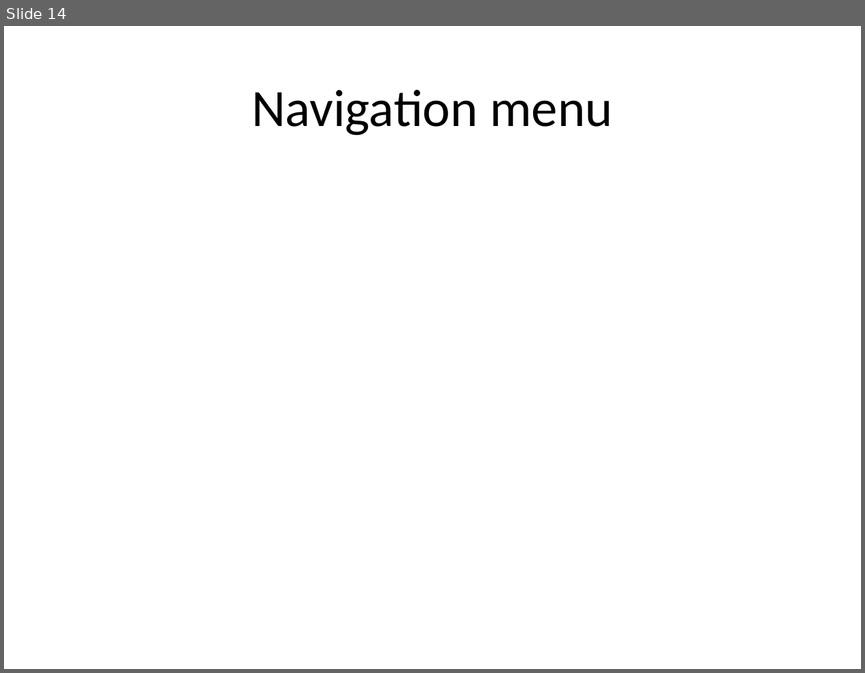
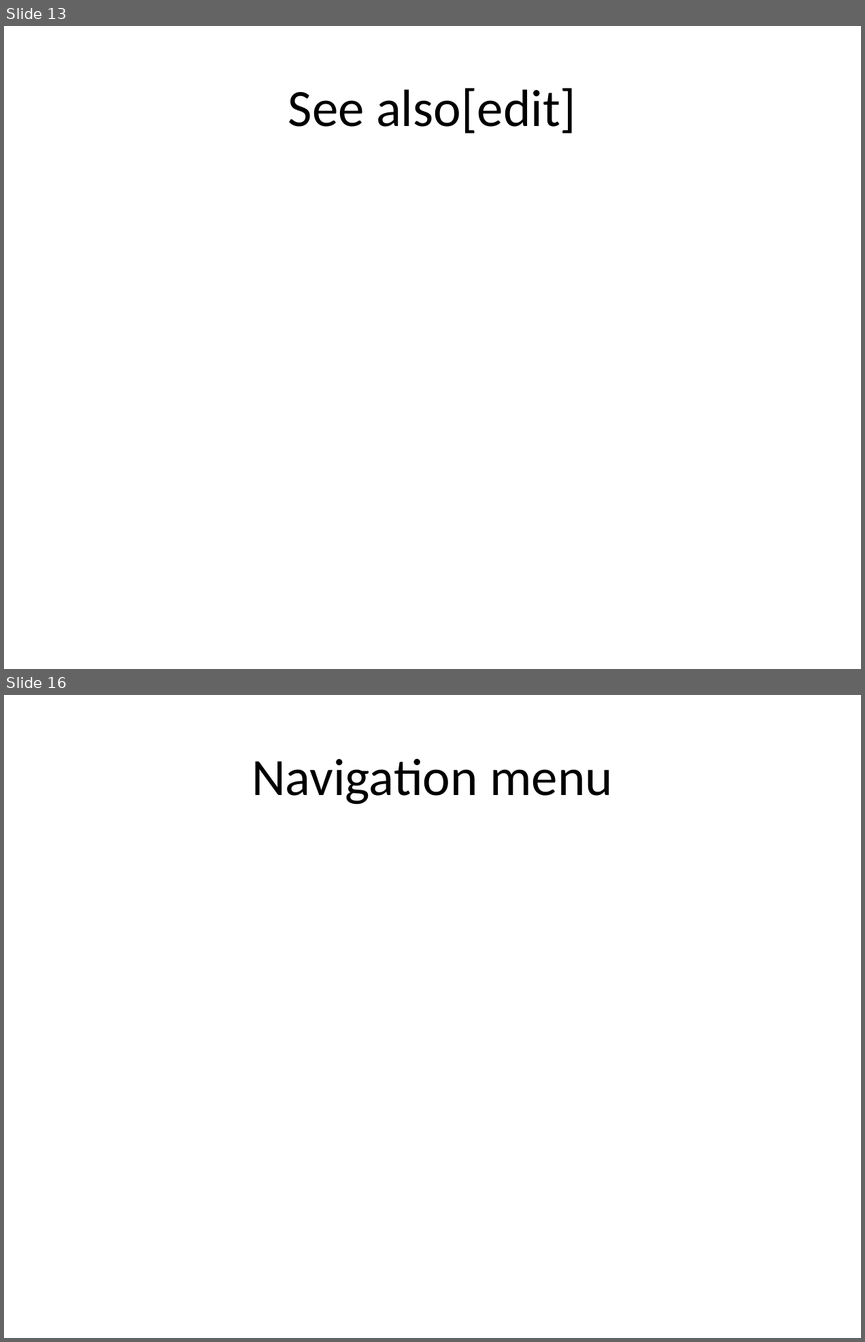
Before and after one commit to eppisai/Uplift---Smart-educational-Platform, a slide deck: AutoPPT-main/AutoPPT-main/something.pptx. Shown one above the other, each under a label of ours: slide 14 before the commit, slides 13 and 16 after it; the slides between them are not shown. The pictures are 865x673 and 865x1342 pixels, drawn with LibreOffice and Linux fonts; fonts in the diff are those of the drawing. Boxes give left, top, right and bottom in pixels: in the first picture for what was removed or moved away, otherwise in the second. Text is boxed around its words. In the diff, an @@ line names an element or a change of style, - is before the commit and + after.

```diff
--- a/AutoPPT-main/AutoPPT-main/something.pptx
+++ b/AutoPPT-main/AutoPPT-main/something.pptx
@@ slide 13 added at (4, 26, 861, 669), background #FFFFFF @@
@@ title added at (288, 88, 576, 133), 44 pt, text #000000 @@
+See also[edit]
@@ what was slide 14 is now slide 16 @@
```
Also in this commit, not shown: 2 slides changed, 12 other slides added, 12 slides removed, 10 other files.
